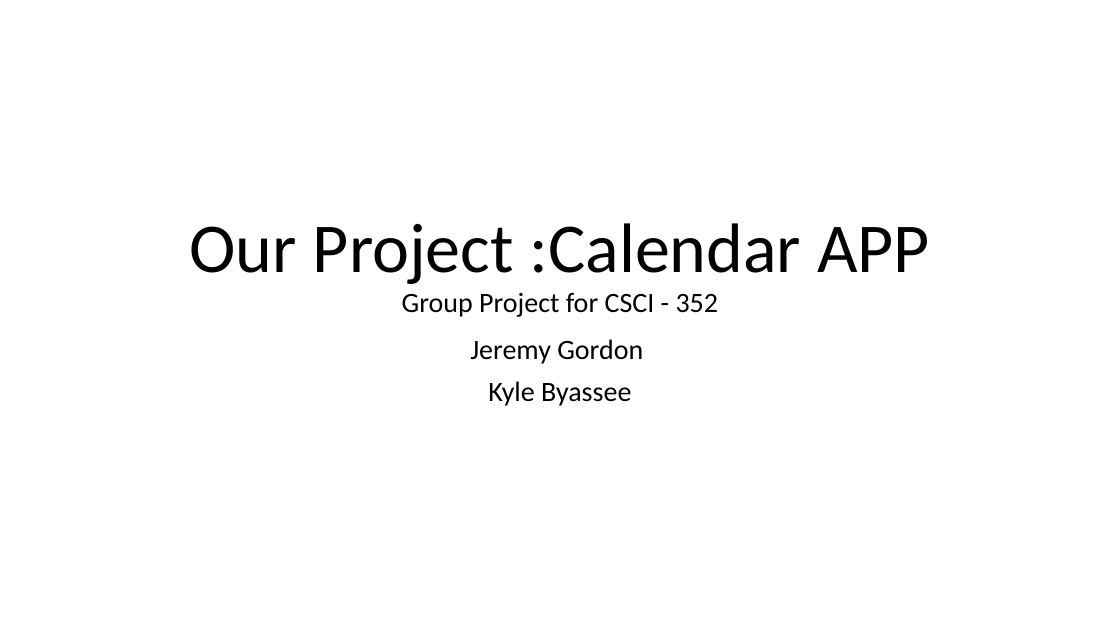
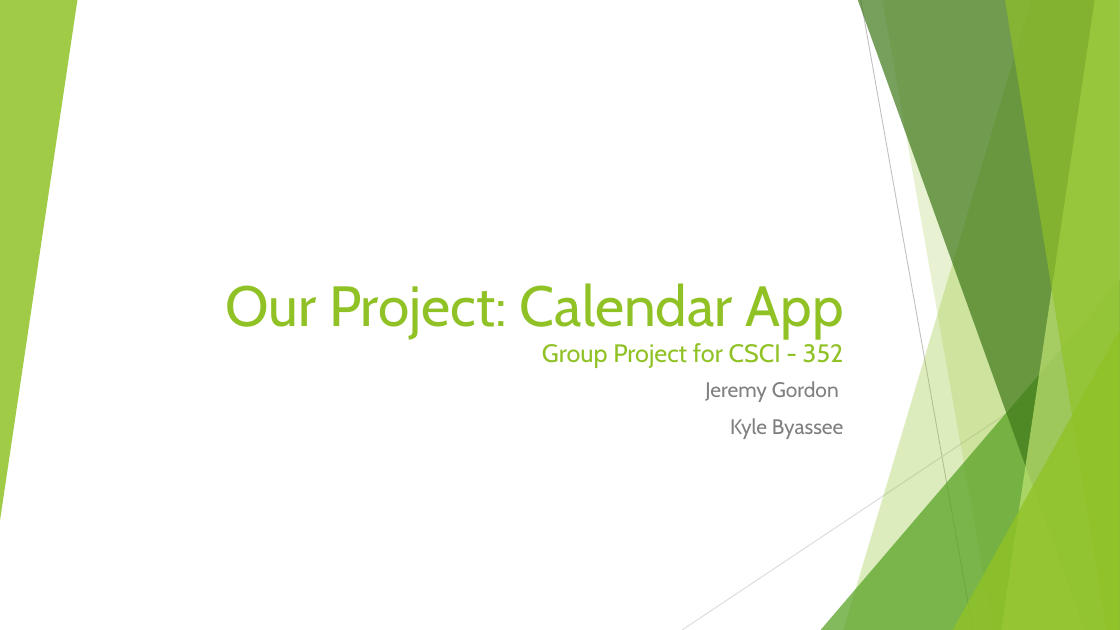
Before and after one commit to JeremyGord/CSCI-352-Group-Project, a slide deck: slide 1 of presentation 352.pptx. Drawn at 1120x630 pixels with LibreOffice and Linux fonts; fonts in the diff are those of the drawing. Boxes give left, top, right and bottom in pixels: in the first picture for what was removed or moved away, otherwise in the second. Text is boxed around its words. In the diff, an @@ line names an element or a change of style, - is before the commit and + after.

```diff
--- a/presentation 352.pptx
+++ b/presentation 352.pptx
@@ group added at [0,0,1120,630]: 5 freeform shapes, 3 triangles, 2 lines @@
@@ title at [225,283,844,368]: text changed; size 24 to 21.6 pt; font Calibri to Cabin; text colour #000000 to #90C226 @@
-Our Project :Calendar APP
-Group Project for CSCI - 352
+Our Project: Calendar App
+Group Project for CSCI - 352
@@ subtitle "Jeremy Gordon": place and size @@
-subtitle "Jeremy Gordon" at [470,339,643,406]
+subtitle "Jeremy Gordon" at [705,381,844,439]
@@ subtitle "Jeremy Gordon" at [705,381,844,439]: size 24 to 18 pt, font Calibri to Cabin, text colour #000000 to #808080; alignment centre to right; line spacing 0.9 to 1 @@
```
Also in this commit, not shown: 4 other slides changed.
